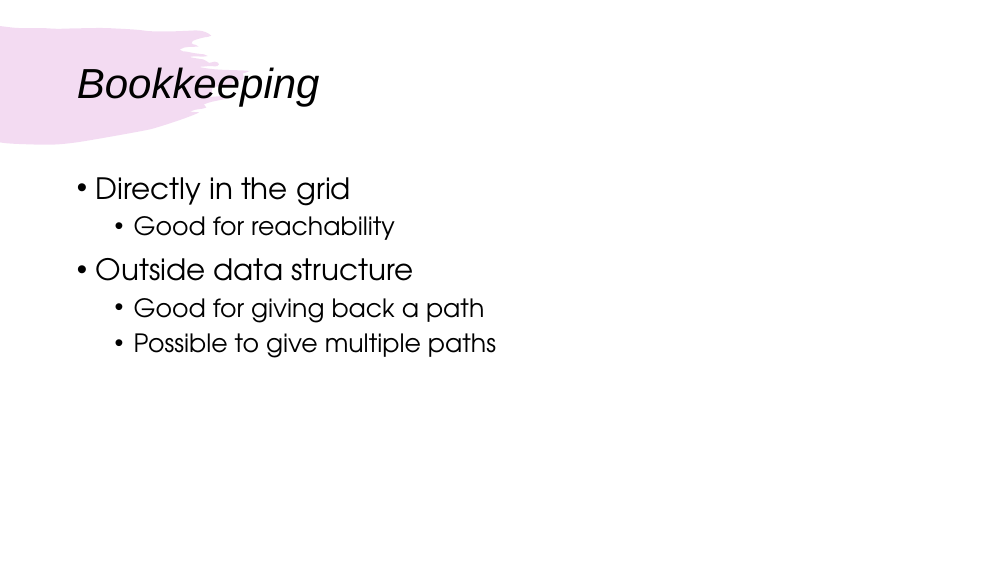
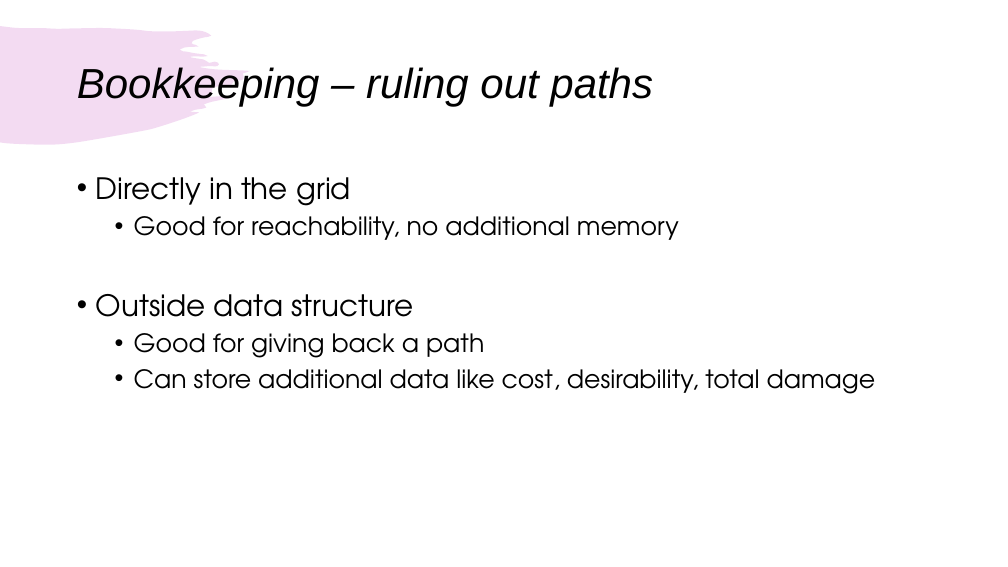
Before and after one commit to areddish/python_grids, a slide deck: slide 25 of Presentation.pptx (slide 24 before the commit). Drawn at 1008x567 pixels with LibreOffice and Linux fonts; fonts in the diff are those of the drawing. Boxes give left, top, right and bottom in pixels: in the first picture for what was removed or moved away, otherwise in the second. Text is boxed around its words. In the diff, an @@ line names an element or a change of style, - is before the commit and + after.

```diff
--- a/Presentation.pptx
+++ b/Presentation.pptx
@@ title at [77,67,653,107]: text changed @@
-Bookkeeping
+Bookkeeping – ruling out paths
@@ text at [134,216,679,240]: text changed @@
-  • Good for reachability
+  • Good for reachability, no additional memory
@@ text at [134,369,876,394]: text changed @@
-  • Possible to give multiple paths
+  • Can store additional data like cost, desirability, total damage
```
Also in this commit, not shown: 4 other slides changed, 3 slides added, 1 slide removed.
